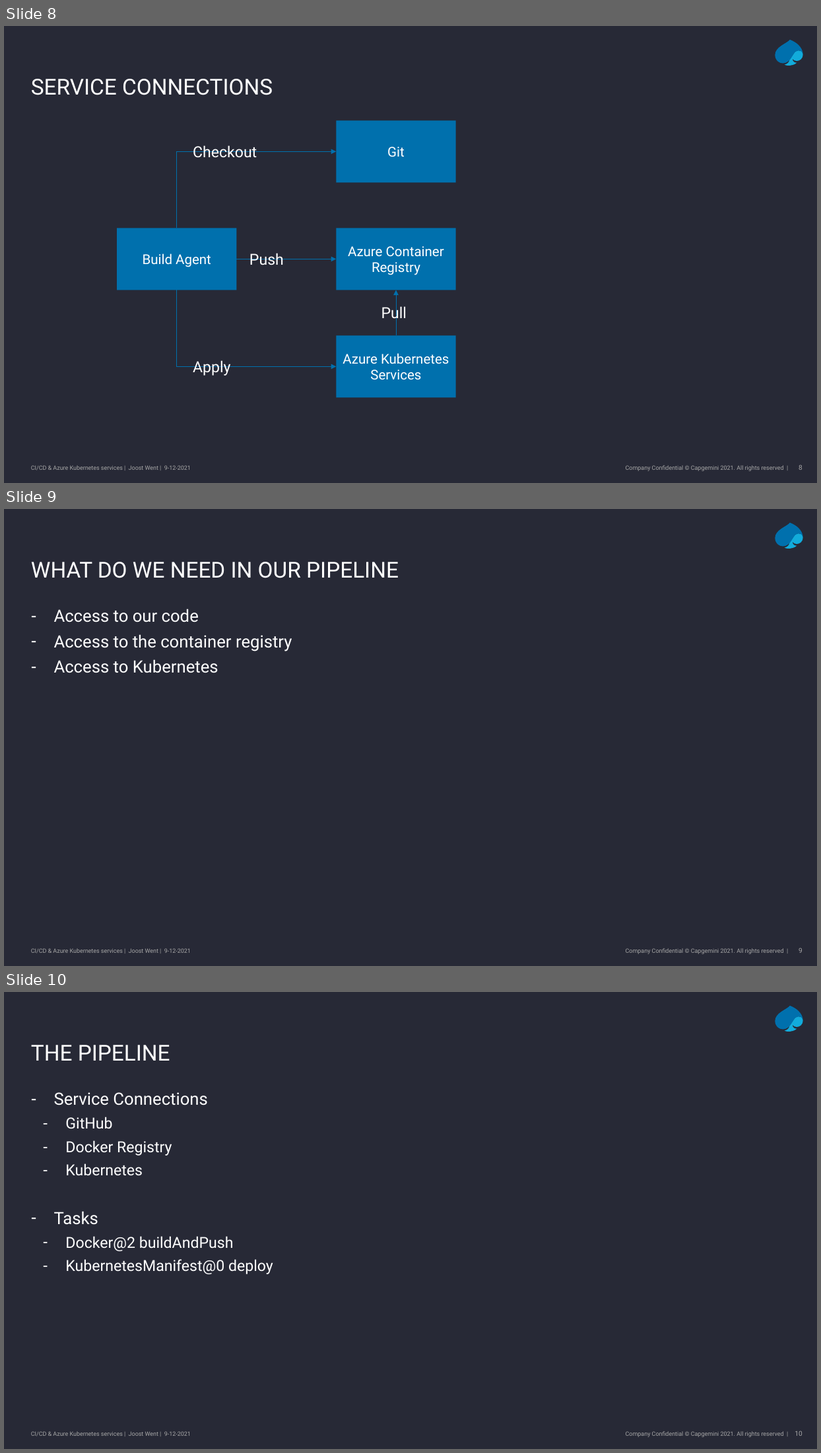
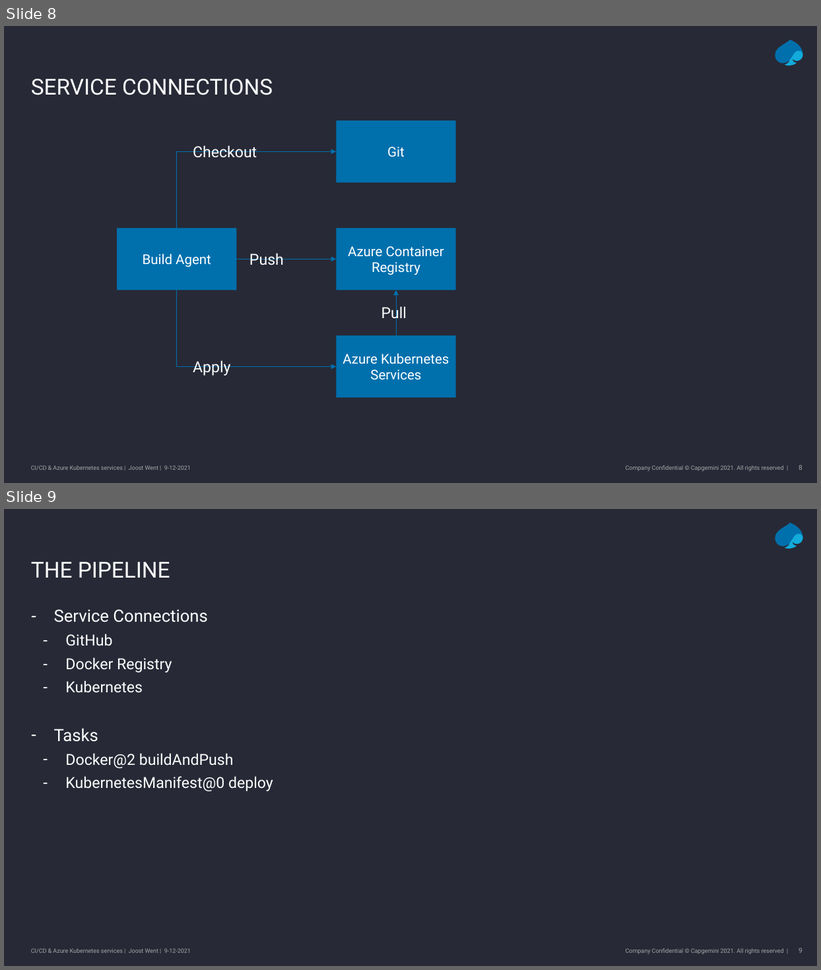
Before and after one commit to joostwent/techtalk-lunch, a slide deck: slides.pptx. Shown one above the other, each under a label of ours: slides 8, 9 and 10 before the commit, slides 8 and 9 after it. The pictures are 821x1453 and 821x970 pixels, drawn with LibreOffice and Linux fonts; fonts in the diff are those of the drawing; background and template pictures are left out. Boxes give left, top, right and bottom in pixels: in the first picture for what was removed or moved away, otherwise in the second. Text is boxed around its words. In the diff, an @@ line names an element or a change of style, - is before the commit and + after.

```diff
--- a/slides.pptx
+++ b/slides.pptx
@@ slide 9 removed at bbox=[4, 509, 817, 966], background #272936; not listed: 5 template elements that a slide beside it also shows @@
@@ title removed at bbox=[31, 562, 399, 578] @@
-WHAT DO WE NEED IN OUR PIPELINE
@@ text removed at bbox=[54, 609, 292, 673] @@
-– Access to our code
-– Access to the container registry
-– Access to Kubernetes
@@ what was slide 10 is now slide 9 @@
@@ page number at bbox=[799, 948, 803, 953]: text changed @@
-10
+9
```
Also in this commit, not shown: 1 slide changed, 1 slide added, 1 other slide removed, 2 other files.
